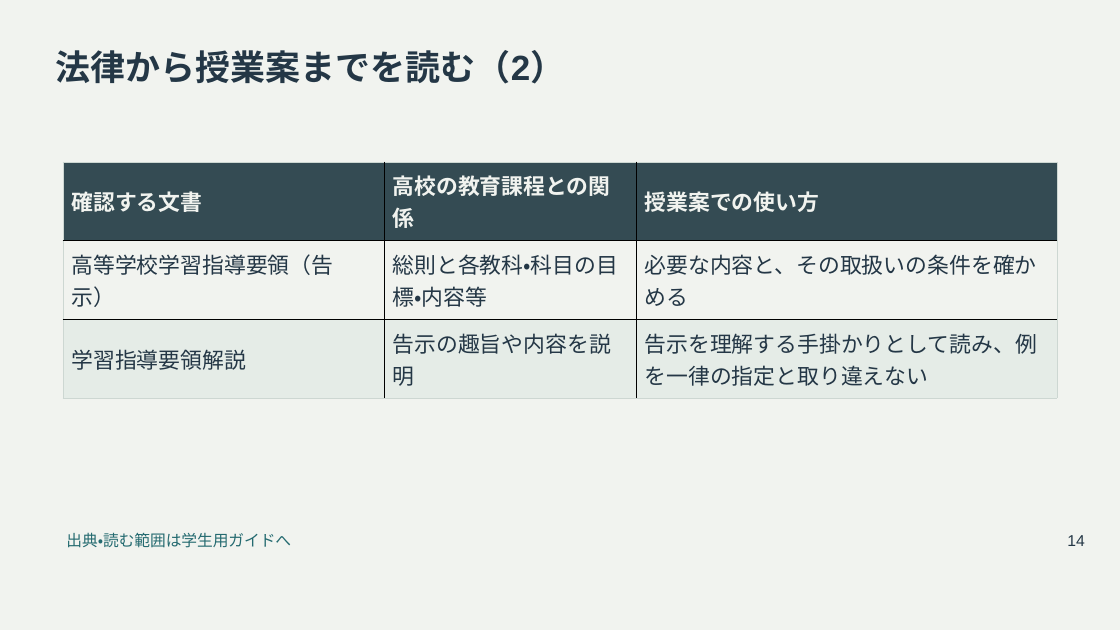
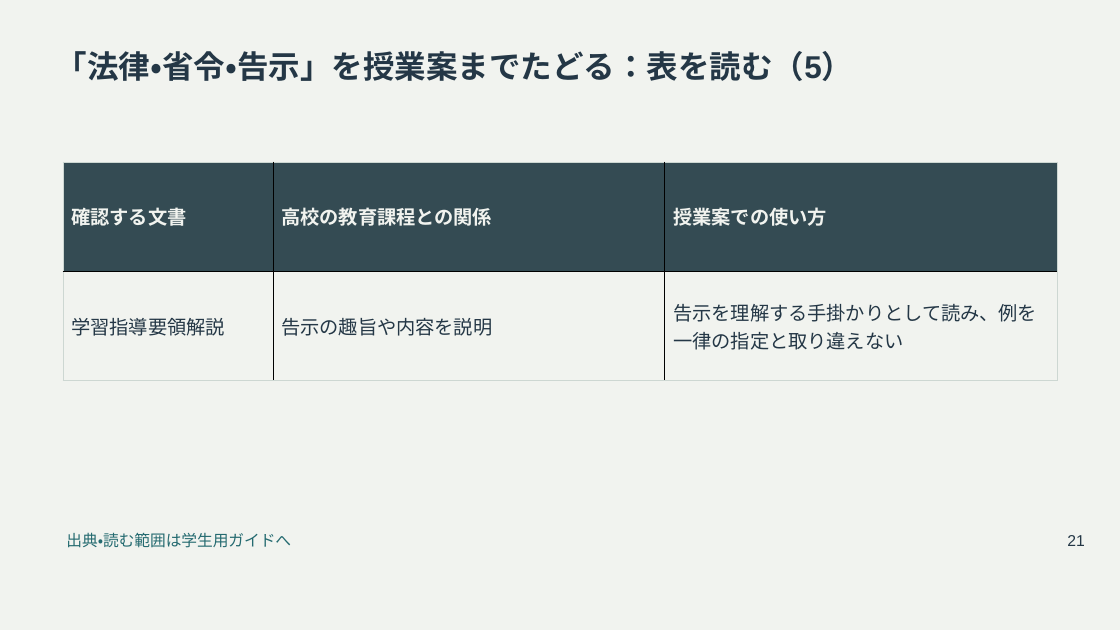
Before and after one commit to zooc-14calbp/industrial-education-i, a slide deck: slide 21 of reorganized/20261105/main/05/slides.pptx (slide 14 before the commit). Drawn at 1120x630 pixels with LibreOffice and Linux fonts; fonts in the diff are those of the drawing. Boxes give left, top, right and bottom in pixels: in the first picture for what was removed or moved away, otherwise in the second. Text is boxed around its words. In the diff, an @@ line names an element or a change of style, - is before the commit and + after.

```diff
--- a/reorganized/20261105/main/05/slides.pptx
+++ b/reorganized/20261105/main/05/slides.pptx
@@ title at (56,51,853,81): text changed; size 30 to 27 pt @@
-法律から授業案までを読む（2）
+「法律・省令・告示」を授業案までたどる：表を読む（5）
@@ table at (63,162,1058,381) @@
-row 2: 高等学校学習指導要領（告示） | 総則と各教科・科目の目標・内容等 | 必要な内容と、その取扱いの条件を確かめる
@@ text at (1067,535,1084,546): text changed @@
-14
+21
```
Also in this commit, not shown: 24 other slides changed, 19 slides added, 16 other files.
